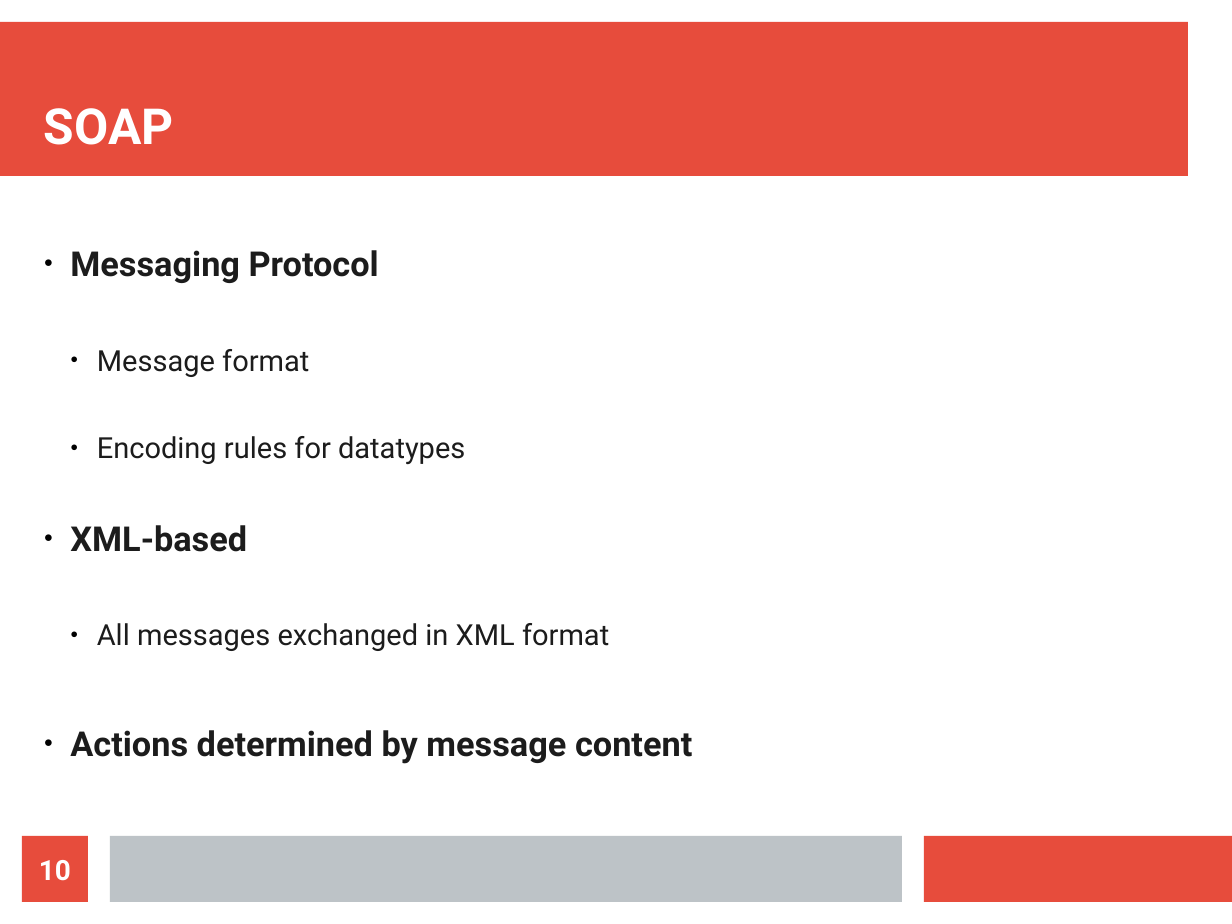
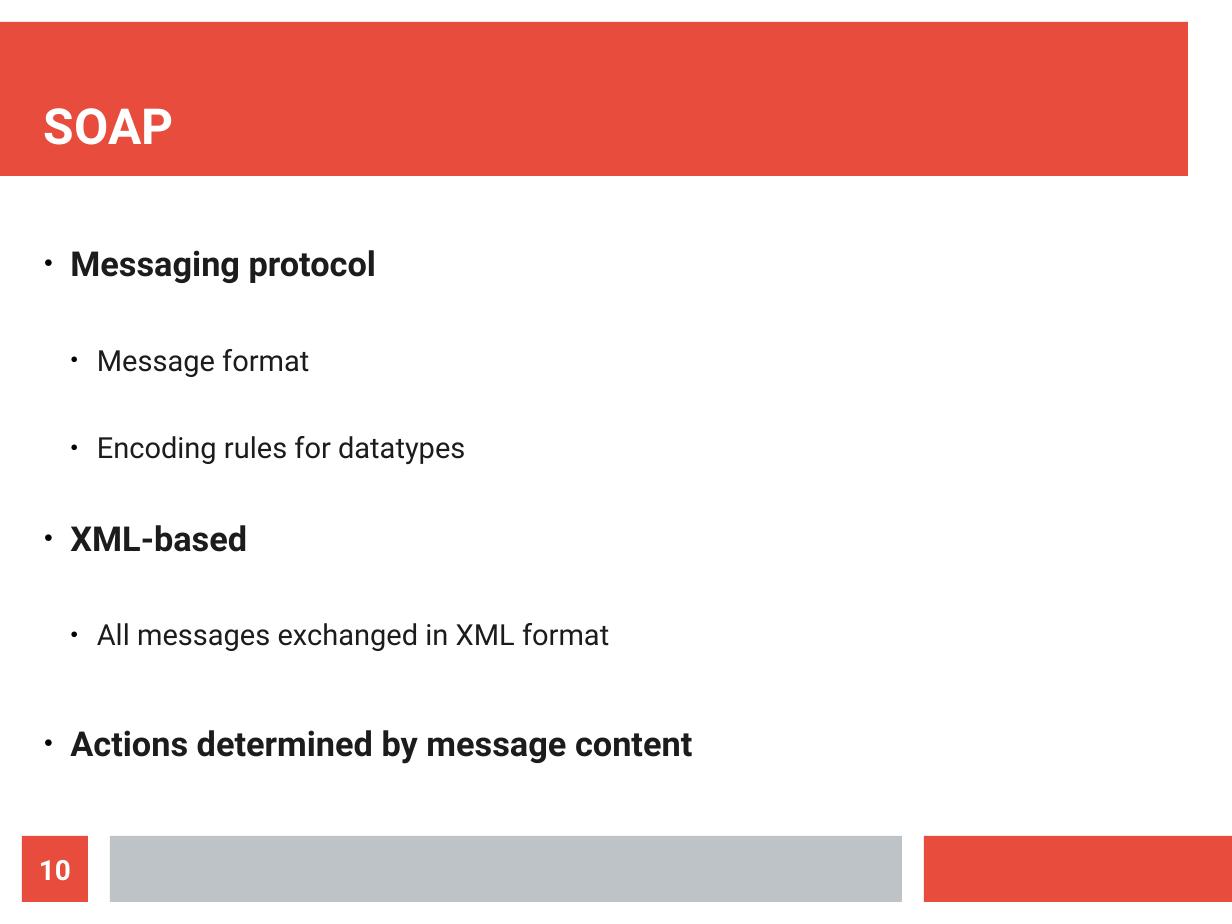
Before and after one commit to maxotta/pia-labs, a slide deck: slide 10 of lectures/ws_wsockets/ws_wsockets.odp. Drawn at 1232x924 pixels with LibreOffice and Linux fonts; fonts in the diff are those of the drawing. Boxes give left, top, right and bottom in pixels: in the first picture for what was removed or moved away, otherwise in the second. Text is boxed around its words. In the diff, an @@ line names an element or a change of style, - is before the commit and + after.

Commit message:
[lec-wss] typos

```diff
--- a/lectures/ws_wsockets/ws_wsockets.odp
+++ b/lectures/ws_wsockets/ws_wsockets.odp
@@ text at (70, 250, 376, 283): text changed @@
-● Messaging Protocol
+● Messaging protocol
```
Also in this commit, not shown: 6 other slides changed.
